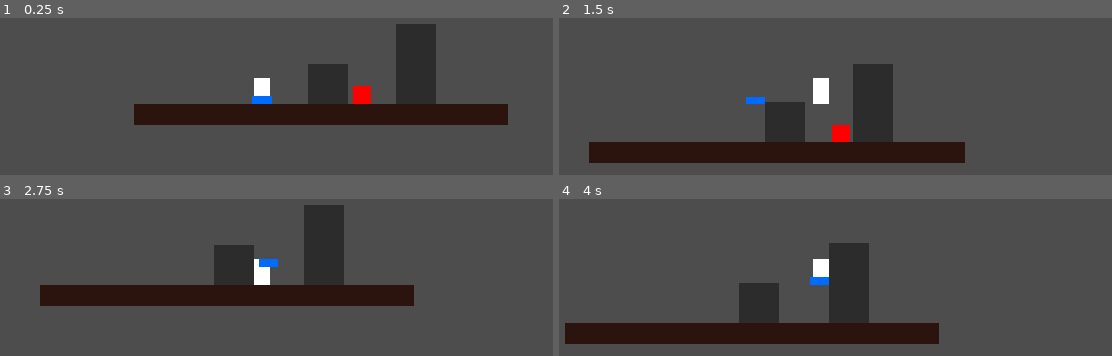
Above: before the commit, frames 1-4 (two rows, left to right).
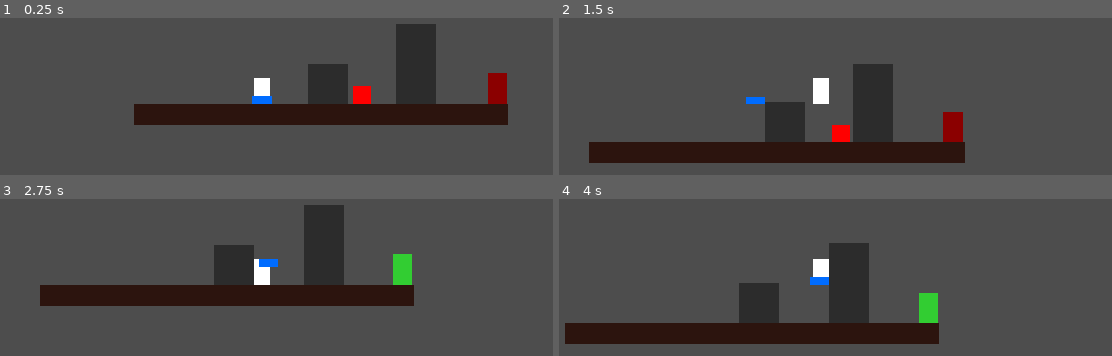
Above: after the commit, the same moments.

Repository: SNiF21/tbd
Game: Godot game, scene res://scenes/level_101.tscn
Two runs of this game, one before a commit and one after it. Both use one fixed random seed, a clock stepped at 60 frames per second and the inputs below.
Inputs:
- Up to frame 1 (0.25 s): no input
- Up to frame 2 (1.5 s): hold D (move_right) from 0.53 s (still down); tap W (jump) at 0.77 s
- Up to frame 3 (2.75 s): tap W (jump) at 1.52 s; release D (move_right) at 2.03 s; hold A (move_left) from 2.03 s (still down)
- Up to frame 4 (4 s): tap Enter at 2.75 s; release A (move_left) at 2.78 s; hold D (move_right) from 2.78 s (still down); tap W (jump) at 3.02, 3.77 s

The runs differ from the first frame. In frame 1, 0.7% of the frame differs, in the area x 88-92%, y 35-55%; in frame 2, 0.7%, in the area x 69-74%, y 59-79%; in frame 3, 0.7%; in frame 4, 0.7%.

Commit message:
feat: add exit door win condition and fall boundary

Diff:
--- /dev/null
+++ b/scenes/finish.tscn
@@ -0,0 +1,20 @@
+[gd_scene format=3 uid="uid://jxdnajpdolic"]
+
+[ext_resource type="Script" uid="uid://dr50povy8ygt" path="res://scripts/finish.gd" id="1_5nbog"]
+
+[sub_resource type="RectangleShape2D" id="RectangleShape2D_rmfiq"]
+size = Vector2(32, 48)
+
+[node name="Finish" type="Area2D" unique_id=923538762]
+script = ExtResource("1_5nbog")
+metadata/_edit_group_ = true
+
+[node name="CollisionShape2D" type="CollisionShape2D" parent="." unique_id=2079236287]
+shape = SubResource("RectangleShape2D_rmfiq")
+
+[node name="ColorRect" type="ColorRect" parent="." unique_id=443859397]
+offset_left = -16.0
+offset_top = -24.0
+offset_right = 16.0
+offset_bottom = 24.0
+color = Color(0, 0, 1, 1)
--- a/scenes/level_101.tscn
+++ b/scenes/level_101.tscn
@@ -1,6 +1,7 @@
 [gd_scene format=3 uid="uid://cbhs0hyvh547e"]
 
 [ext_resource type="PackedScene" uid="uid://f3xg1we20fe1" path="res://scenes/floor.tscn" id="1_bs35o"]
+[ext_resource type="PackedScene" uid="uid://jxdnajpdolic" path="res://scenes/finish.tscn" id="1_p1khh"]
 [ext_resource type="PackedScene" uid="uid://68ga8akun21n" path="res://scenes/player.tscn" id="1_xvgh4"]
 [ext_resource type="PackedScene" uid="uid://i0ert0eo4g2r" path="res://scenes/block.tscn" id="2_hi363"]
 [ext_resource type="PackedScene" uid="uid://bufqy15xxxe2l" path="res://scenes/companion.tscn" id="3_3s07w"]
@@ -8,13 +9,16 @@
 
 [node name="Level101" type="Node2D" unique_id=1168552389]
 
+[node name="Finish" parent="." unique_id=923538762 instance=ExtResource("1_p1khh")]
+position = Vector2(602, 280)
+
 [node name="Floor" parent="." unique_id=1361178881 instance=ExtResource("1_bs35o")]
 
 [node name="Player" parent="." unique_id=726948631 instance=ExtResource("1_xvgh4")]
 position = Vector2(226, 284)
 
 [node name="Companion" parent="." unique_id=1785809186 instance=ExtResource("3_3s07w")]
-position = Vector2(226, 258)
+position = Vector2(226, 298)
 
 [node name="Obstacles" type="Node2D" parent="." unique_id=448840257]
 
--- a/scripts/enemy.gd
+++ b/scripts/enemy.gd
@@ -6,6 +6,9 @@
 
 var direction: float = -1.0
 var is_dead: bool = false
+
+func _ready() -> void:
+	add_to_group("enemies")
 
 func _physics_process(delta: float) -> void:
 	if is_dead:
--- /dev/null
+++ b/scripts/finish.gd
@@ -0,0 +1,28 @@
+extends Area2D
+
+@export_file("*.tscn") var next_level_path: String = ""
+
+@onready var visual_rect: ColorRect = $ColorRect
+
+func _ready() -> void:
+	body_entered.connect(_on_body_entered)
+
+func _process(_delta: float) -> void:
+	var remaining_enemies: int = get_tree().get_nodes_in_group("enemies").size()
+	if remaining_enemies == 0:
+		visual_rect.color = Color.LIME_GREEN
+	else:
+		visual_rect.color = Color.DARK_RED
+
+func _on_body_entered(body: Node2D) -> void:
+	if body.name != "Player":
+		return
+
+	var remaining_enemies: int = get_tree().get_nodes_in_group("enemies").size()
+	if remaining_enemies == 0:
+		if next_level_path != "":
+			get_tree().call_deferred("change_scene_to_file", next_level_path)
+		else:
+			print("Level Cleared! (Assign next_level_path in Inspector once level_102 exists)")
+	else:
+		print("Door locked! Remaining enemies: ", remaining_enemies)
--- a/scripts/player.gd
+++ b/scripts/player.gd
@@ -23,8 +23,12 @@
 	#standard method for movement
 	move_and_slide()
 
-	# 5. Check if the player landed on or ran into an Enemy
+	#landing next to or on enemy
 	for i: int in get_slide_collision_count():
 		var collider: Object = get_slide_collision(i).get_collider()
 		if collider.has_method("handle_player_hit"):
 			collider.handle_player_hit(self)
+
+	#falling off map
+	if global_position.y > 600.0:
+		get_tree().call_deferred("reload_current_scene")
Not shown, added: scripts/finish.gd.uid
